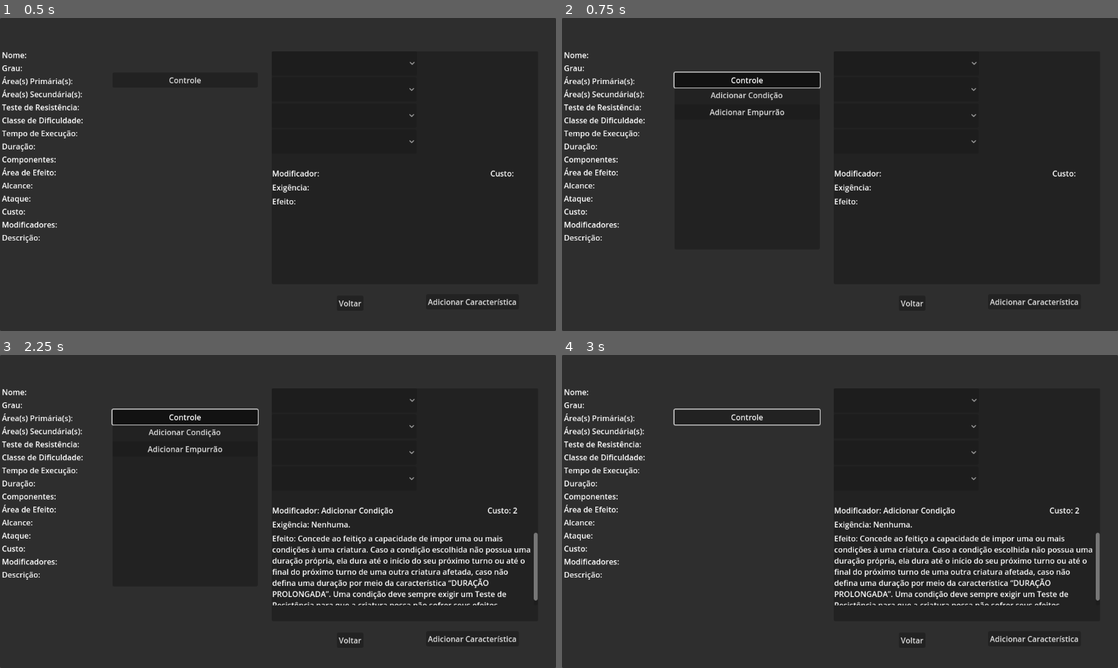
Above: before the commit, frames 1-4 (two rows, left to right).
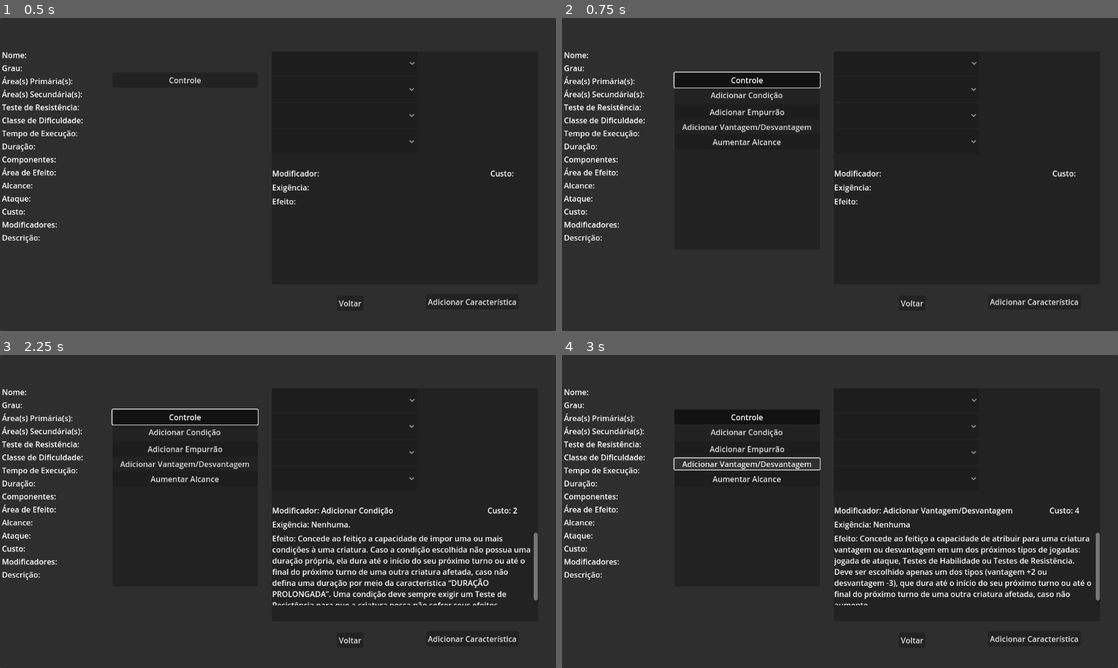
Above: after the commit, the same moments.

Repository: GuiSantosHashDaSilva/ArquivosDeMagnavia
Game: Godot game, scene res://Cenas/detalhes_magia.tscn
Same seed, same stepped clock (60 frames per second), same inputs: the game is played once before the commit and once after it. The project has no main scene, so this scene is started directly.
Inputs (mouse positions are in pixels of both pictures, inside the frame that each line leads up to):
- Up to frame 1 (0.5 s): no input
- Up to frame 2 (0.75 s): click "Controle" at 0.5 s
- Up to frame 3 (2.25 s): click "Adicionar Condição" at 1.25 s; click "Adicionar Empurrão" at 2 s
- Up to frame 4 (3 s): click (745, 464) at 2.75 s, where only the run after the commit has a clickable "Adicionar Vantagem/Desvantagem"

Frame 1 is identical in both runs. In frame 2, 0.4% of the frame differs, in the area x 21-45%, y 34-41%; in frame 3, 0.4%; in frame 4, 4.3%, in the area x 20-96%, y 17-80%.
Error before the commit: Invalid access to property or key 'nome' on a base object of type 'Nil'. (res://Scripts/detalhes_magia.gd:33)
Error after the commit: Invalid access to property or key 'nome' on a base object of type 'Nil'. (res://Scripts/detalhes_magia.gd:36)

Commit message:
implementação incompleta do botão de aumentar alcance
a função na funciona corretamente caso o valor de alcance inicial não seja um múltiplo de 6, por exemplo, 55, no primeiro aumento se torna 61, que ultrapassa o limite, sem atribuir os valores necessários

Diff:
--- a/Cenas/button_modificador_add_0.tscn
+++ b/Cenas/button_modificador_add_0.tscn
@@ -1,20 +1,24 @@
-[gd_scene load_steps=3 format=3 uid="uid://btrvnua8ljb3n"]
+[gd_scene load_steps=4 format=3 uid="uid://btrvnua8ljb3n"]
 
 [ext_resource type="Script" path="res://Scripts/button_modificador_add_0.gd" id="1_7o1s0"]
 [ext_resource type="Script" path="res://Scripts/menu_button_add_status.gd" id="2_cln6w"]
 
-[node name="ButtonModificadorAdd0" type="Button" node_paths=PackedStringArray("vSliderEmpurrao", "panelVBoxBack", "vBoxPopUp")]
+[sub_resource type="StyleBoxFlat" id="StyleBoxFlat_rh5x6"]
+bg_color = Color(0.6, 0.6, 0.6, 0)
+
+[node name="ButtonModificadorAdd0" type="Button" node_paths=PackedStringArray("panelVBoxBack", "vBoxPopUp", "vSliderEmpurrao", "vSliderAlcance")]
 custom_minimum_size = Vector2(301, 31)
-offset_left = 401.0
-offset_top = 278.0
-offset_right = 682.0
-offset_bottom = 309.0
+offset_left = 407.0
+offset_top = 38.0
+offset_right = 708.0
+offset_bottom = 69.0
 toggle_mode = true
 text = "Controle"
 script = ExtResource("1_7o1s0")
-vSliderEmpurrao = NodePath("vSliderEmpurrao")
 panelVBoxBack = NodePath("Panel")
 vBoxPopUp = NodePath("VBoxContainer")
+vSliderEmpurrao = NodePath("vSliderEmpurrao")
+vSliderAlcance = NodePath("vSliderAlcanceUp")
 
 [node name="Panel" type="Panel" parent="."]
 custom_minimum_size = Vector2(301, 0)
@@ -38,7 +42,17 @@
 layout_mode = 2
 text = "Adicionar Empurrão"
 
+[node name="buttonAddVantagemDesv" type="Button" parent="VBoxContainer"]
+layout_mode = 2
+theme_override_styles/normal = SubResource("StyleBoxFlat_rh5x6")
+text = "Adicionar Vantagem/Desvantagem"
+
+[node name="buttonAumentarAlcance" type="Button" parent="VBoxContainer"]
+layout_mode = 2
+text = "Aumentar Alcance"
+
 [node name="vSliderEmpurrao" type="VSlider" parent="."]
+visible = false
 layout_mode = 0
 offset_left = 308.0
 offset_top = 25.0
@@ -47,8 +61,20 @@
 step = 3.0
 allow_greater = true
 
+[node name="vSliderAlcanceUp" type="VSlider" parent="."]
+layout_mode = 0
+offset_left = 308.0
+offset_top = 25.0
+offset_right = 324.0
+offset_bottom = 221.0
+max_value = 60.0
+step = 6.0
+
 [connection signal="toggled" from="." to="." method="_on_toggled"]
 [connection signal="pressed" from="VBoxContainer/menuButtonAddStatus" to="." method="_on_menu_button_add_status_pressed"]
 [connection signal="status_selecionado" from="VBoxContainer/menuButtonAddStatus" to="." method="_on_menu_button_add_status_status_selecionado"]
 [connection signal="pressed" from="VBoxContainer/buttonAddEmpurrao" to="." method="_on_button_add_empurrao_pressed"]
+[connection signal="pressed" from="VBoxContainer/buttonAddVantagemDesv" to="." method="_on_button_add_vantagem_desv_pressed"]
+[connection signal="pressed" from="VBoxContainer/buttonAumentarAlcance" to="." method="_on_button_aumentar_alcance_pressed"]
 [connection signal="value_changed" from="vSliderEmpurrao" to="." method="_on_v_slider_empurrao_value_changed"]
+[connection signal="value_changed" from="vSliderAlcanceUp" to="." method="_on_v_slider_alcance_up_value_changed"]
--- a/Cenas/detalhes_magia.tscn
+++ b/Cenas/detalhes_magia.tscn
@@ -254,6 +254,10 @@
 
 [connection signal="pressed" from="mainPanel/buttonVoltar" to="." method="_on_button_voltar_pressed"]
 [connection signal="item_selected" from="mainPanel/panelCaracteristicas/VBoxContainer/optionControle" to="." method="_on_option_controle_item_selected"]
+[connection signal="botao_add_vantagem_desv" from="mainPanel/ButtonModificadorAdd0" to="." method="_on_button_modificador_add_0_botao_add_vantagem_desv"]
+[connection signal="botao_alcance_up" from="mainPanel/ButtonModificadorAdd0" to="." method="_on_button_modificador_add_0_botao_alcance_up"]
+[connection signal="botao_empurrao" from="mainPanel/ButtonModificadorAdd0" to="." method="_on_button_modificador_add_0_botao_empurrao"]
 [connection signal="botao_status" from="mainPanel/ButtonModificadorAdd0" to="." method="_on_button_modificador_add_0_botao_status"]
 [connection signal="status_selecionado" from="mainPanel/ButtonModificadorAdd0" to="." method="_on_button_modificador_add_0_status_selecionado"]
+[connection signal="valor_alcance" from="mainPanel/ButtonModificadorAdd0" to="." method="_on_button_modificador_add_0_valor_alcance"]
 [connection signal="valor_empurrao" from="mainPanel/ButtonModificadorAdd0" to="." method="_on_button_modificador_add_0_valor_empurrao"]
--- a/Scripts/button_modificador_add_0.gd
+++ b/Scripts/button_modificador_add_0.gd
@@ -1,46 +1,34 @@
 extends Button
 
-@export var vSliderEmpurrao: VSlider;
 @export var panelVBoxBack: Panel;
 @export var vBoxPopUp: VBoxContainer;
+@export var vSliderEmpurrao: VSlider;
+@export var vSliderAlcance: VSlider;
 
 signal botao_status();
-signal status_selecionado(index:int)
-signal valor_empurrao(value:float)
+signal status_selecionado(index:int);
+
+signal botao_empurrao();
+signal valor_empurrao(value:float);
+
+signal botao_add_vantagem_desv();
+
+signal botao_alcance_up();
+signal valor_alcance(value:float);
 
 # Called when the node enters the scene tree for the first time.
 func _ready() -> void:
 	panelVBoxBack.visible = false;
 	vBoxPopUp.visible = false;
 	vSliderEmpurrao.visible = false;
-	pass # Replace with function body.
+	vSliderAlcance.visible = false;
 
 
 # Called every frame. 'delta' is the elapsed time since the previous frame.
 func _process(delta:float) -> void:
 	pass
 
-
-func _on_button_add_empurrao_pressed() -> void:
-	vSliderEmpurrao.visible = true;
-	pass # Replace with function body.
-
-
-func _on_menu_button_add_status_pressed() ->void:
-	vSliderEmpurrao.visible = false;
-	botao_status.emit();
-	pass # Replace with function body.
-
-func _on_menu_button_add_status_status_selecionado(index:int) -> void:
-	status_selecionado.emit(index);
-	pass # Replace with function body.
-
-
-func _on_v_slider_empurrao_value_changed(value:float) -> void:
-	valor_empurrao.emit(value);
-	pass # Replace with function body.
-
-
+#função do botão principal "controle"
 func _on_toggled(toggled_on:bool) -> void:
 	if toggled_on:
 		panelVBoxBack.visible = true;
@@ -49,4 +37,34 @@
 		panelVBoxBack.visible = false;
 		vBoxPopUp.visible = false;
 		vSliderEmpurrao.visible = false;
-	pass # Replace with function body.
+		vSliderAlcance.visible = false;
+
+#region mod add_status
+func _on_menu_button_add_status_pressed() ->void:
+	vSliderEmpurrao.visible = false;
+	botao_status.emit();
+
+func _on_menu_button_add_status_status_selecionado(index:int) -> void:
+	status_selecionado.emit(index);
+#endregion
+
+#region mod add_empurrao
+func _on_button_add_empurrao_pressed() -> void:
+	vSliderEmpurrao.visible = true;
+	botao_empurrao.emit();
+
+func _on_v_slider_empurrao_value_changed(value:float) -> void:
+	valor_empurrao.emit(value);
+#endregion
+
+func _on_button_add_vantagem_desv_pressed() -> void:
+	botao_add_vantagem_desv.emit();
+
+#region mod alcance_up
+func _on_button_aumentar_alcance_pressed() -> void:
+	vSliderAlcance.visible = true;
+	botao_alcance_up.emit();
+
+func _on_v_slider_alcance_up_value_changed(value:float) -> void:
+	valor_alcance.emit(value);
+#endregion
--- a/Scripts/detalhes_magia.gd
+++ b/Scripts/detalhes_magia.gd
@@ -27,6 +27,9 @@
 var exigenciaMod:String;
 var custoMod:int;
 var dobroGrau: int;
+var alcanceDobrado: int;
+var alcancePos60: int;
+var valorSliderAlcanceOld: float;
 
 # Called when the node enters the scene tree for the first time.
 func _ready() -> void:
@@ -47,7 +50,6 @@
 	labelDescricao.text = "Descrição: " + GerenciadorPersonagens.feiticoSelecionado.descricao;
 
 	dobroGrau = GerenciadorPersonagens.feiticoSelecionado.grau * 2
-	pass # Replace with function body.
 
 
 # Called every frame. 'delta' is the elapsed time since the previous frame.
@@ -58,15 +60,19 @@
 func _on_button_voltar_pressed() -> void:
 	get_tree().change_scene_to_file("res://Cenas/MainMenu.tscn");
 
-func _on_button_modificador_add_0_botao_status() -> void:
-	nomeMod = "Adicionar Condição";
-	efeitoMod = "Concede ao feitiço a capacidade de impor uma ou mais condições à uma criatura. Caso a condição escolhida não possua uma duração própria, ela dura até o início do seu próximo turno ou até o final do próximo turno de uma outra criatura afetada, caso não defina uma duração por meio da característica “DURAÇÃO PROLONGADA”. Uma condição deve sempre exigir um Teste de Resistência para que a criatura possa não sofrer seus efeitos.";
-	exigenciaMod = "Nenhuma."
+func _atualizar_label_mod() -> void:
 	labelModificador.text = "Modificador: " + nomeMod;
 	labelExigencia.text = "Exigência: " + exigenciaMod;
 	labelEfeito.text = "Efeito: " + efeitoMod;
 	labelCustoMod.text = "Custo: " + str(custoMod);
-	pass # Replace with function body.
+
+#region mod add_status
+func _on_button_modificador_add_0_botao_status() -> void:
+	nomeMod = "Adicionar Condição";
+	exigenciaMod = "Nenhuma."
+	efeitoMod = "Concede ao feitiço a capacidade de impor uma ou mais condições à uma criatura. Caso a condição escolhida não possua uma duração própria, ela dura até o início do seu próximo turno ou até o final do próximo turno de uma outra criatura afetada, caso não defina uma duração por meio da característica “DURAÇÃO PROLONGADA”. Uma condição deve sempre exigir um Teste de Resistência para que a criatura possa não sofrer seus efeitos.";
+	custoMod = 0;
+	_atualizar_label_mod();
 
 func _on_button_modificador_add_0_status_selecionado(index:int) -> void:
 	match index:
@@ -101,29 +107,60 @@
 		28: custoMod = 1;
 		29: custoMod = 3;
 	labelCustoMod.text = "Custo: " + str(custoMod);
-	print("index status: " + str(index));
-	pass # Replace with function body.
+#endregion
+
+#region mod add_empurrão
+func _on_button_modificador_add_0_botao_empurrao() -> void:
+	nomeMod = "Adicionar Empurrão";
+	exigenciaMod = "Nenhuma.";
+	efeitoMod = "Concede ao feitiço a capacidade de empurrar uma criatura. Para ser empurrada, a criatura deve falhar em um Teste de Fortitude. Para cada 3 metros que uma criatura é empurrada, caso ela bata em um objeto ou estrutura com mais de 1,5 metro de raio, ela receberá 1d8 de dano Contundente extra por metro do objeto ou estrutura, até o máximo de 8d8. Esse dano é aplicado apenas uma vez e não é necessário que a criatura empurrada percorra todo o alcance do empurrão para receber o dano máximo possível de cada empurrão.";
+	custoMod = 0;
+	_atualizar_label_mod();
+
+func _on_button_modificador_add_0_valor_empurrao(value:float) -> void:
+	custoMod = value/3;
+	labelCustoMod.text = "Custo: " + str(custoMod);
+#endregion
+
+func _on_button_modificador_add_0_botao_add_vantagem_desv() -> void:
+	nomeMod = "Adicionar Vantagem/Desvantagem";
+	efeitoMod = "Concede ao feitiço a capacidade de atribuir para uma criatura vantagem ou desvantagem em um dos próximos tipos de jogadas: jogada de ataque, Testes de Habilidade ou Testes de Resistência. Deve ser escolhido apenas um dos tipos (vantagem +2 ou desvantagem -3), que dura até o início do seu próximo turno ou até o final do próximo turno de uma outra criatura afetada, caso não aumente.";
+	exigenciaMod = "Nenhuma";
+	custoMod = 4;
+	_atualizar_label_mod();
+
+func _on_button_modificador_add_0_botao_alcance_up() -> void:
+	nomeMod = "Aumentar Alcance";
+	efeitoMod = "Concede ao feitiço a capacidade de aumentar o seu alcance de “Toque” para “Linha”.";
+	exigenciaMod = "Nenhuma";
+	custoMod = 0;
+	_atualizar_label_mod();
+
+
+func _on_button_modificador_add_0_valor_alcance(value:float) -> void:
+	if int(GerenciadorPersonagens.feiticoSelecionado.alcance) + value <= 60:
+		custoMod = value/6;
+		labelCustoMod.text = "Custo: " + str(custoMod);
+		alcancePos60 = int(GerenciadorPersonagens.feiticoSelecionado.alcance) + value;
+		valorSliderAlcanceOld = value;
+		print("Alcance até 60: " + str(value));
+	elif valorSliderAlcanceOld < value:
+		alcanceDobrado = alcancePos60 * 2;
+		custoMod += 4;
+		alcancePos60 = alcanceDobrado;
+		labelCustoMod.text = "Custo: " + str(custoMod);
+		valorSliderAlcanceOld = value;
+		print("Alcance pós 60: " + str(alcancePos60));
+	else:
+		alcanceDobrado = alcancePos60 / 2;
+		custoMod -= 4;
+		alcancePos60 = alcanceDobrado;
+		labelCustoMod.text = "Custo: " + str(custoMod);
+		valorSliderAlcanceOld = value;
+		print("Alcance pós 60: " + str(alcancePos60));
 
 func _on_option_controle_item_selected(index:int) -> void:
 	match index:
-		0:
-			nomeMod = "Adicionar Status";
-			efeitoMod = "Concede ao feitiço a capacidade de impor uma ou mais condições à uma criatura. Caso a condição escolhida não possua uma duração própria, ela dura até o início do seu próximo turno ou até o final do próximo turno de uma outra criatura afetada, caso não defina uma duração por meio da característica “DURAÇÃO PROLONGADA”.
-Uma condição deve sempre exigir um Teste de Resistência para que a criatura possa não sofrer seus efeitos.";
-			exigenciaMod = "Nenhuma."
-			custoMod = 0; #o mesmo valor de pm do status
-		1:
-			nomeMod = "Adicionar Empurrão";
-			efeitoMod = "Concede ao feitiço a capacidade de empurrar uma criatura. Para ser empurrada, a criatura deve falhar em um Teste de Fortitude.
-Para cada 3 metros que uma criatura é empurrada, caso ela bata em um objeto ou estrutura com mais de 1,5 metro de raio, ela receberá 1d8 de dano Contundente extra por metro do objeto ou estrutura, até o máximo de 8d8. Esse dano é aplicado apenas uma vez e não é necessário que a criatura empurrada percorra todo o alcance do empurrão para receber o dano máximo possível de cada empurrão.";
-			exigenciaMod = "Nenhuma.";
-			custoMod = 0; #1pm para cada 3 metros de distância do empurrão adicionados
-		2:
-			nomeMod = "Adicionar Vantagem/Desvantagem";
-			efeitoMod = "Concede ao feitiço a capacidade de atribuir para uma criatura vantagem ou desvantagem em um dos próximos tipos de jogadas: jogada de ataque, Testes de Habilidade ou Testes de Resistência.
-Deve ser escolhido apenas um dos tipos (vantagem +2 ou desvantagem -3), que dura até o início do seu próximo turno ou até o final do próximo turno de uma outra criatura afetada, caso não aumente.";
-			exigenciaMod = "Nenhuma";
-			custoMod = 4;
 		3:
 			nomeMod = "Aumentar Alcance";
 			efeitoMod = "Concede ao feitiço a capacidade de aumentar o seu alcance de “Toque” para “Linha”.";
@@ -183,10 +220,3 @@
 	labelExigencia.text = "Exigência: " + exigenciaMod;
 	labelCustoMod.text = "Custo: " + str(custoMod);
 	pass # Replace with function body.
-
-
-
-
-func _on_button_modificador_add_0_valor_empurrao(value:float) -> void:
-	print("valor empurrão: " + str(value));
-	pass # Replace with function body.
